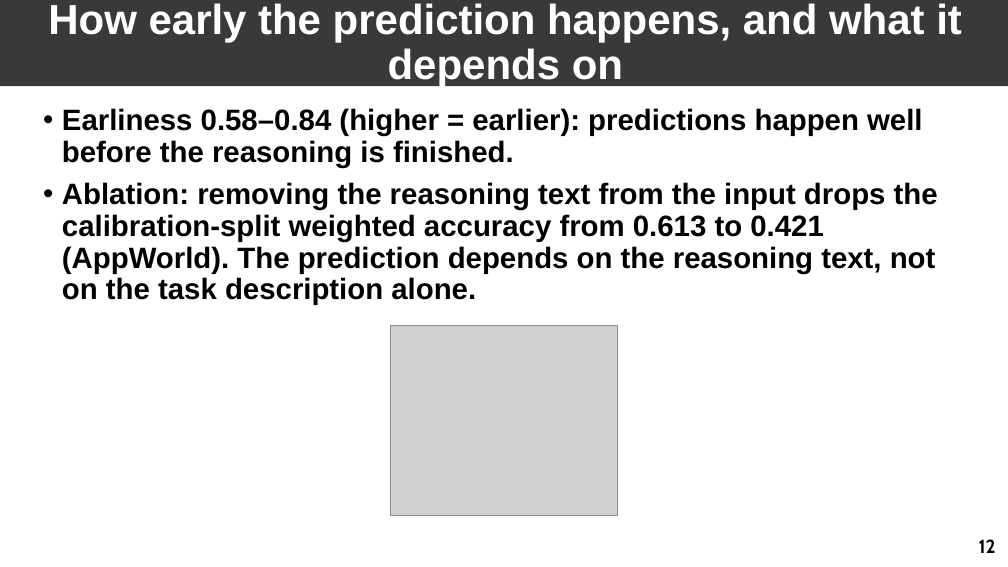
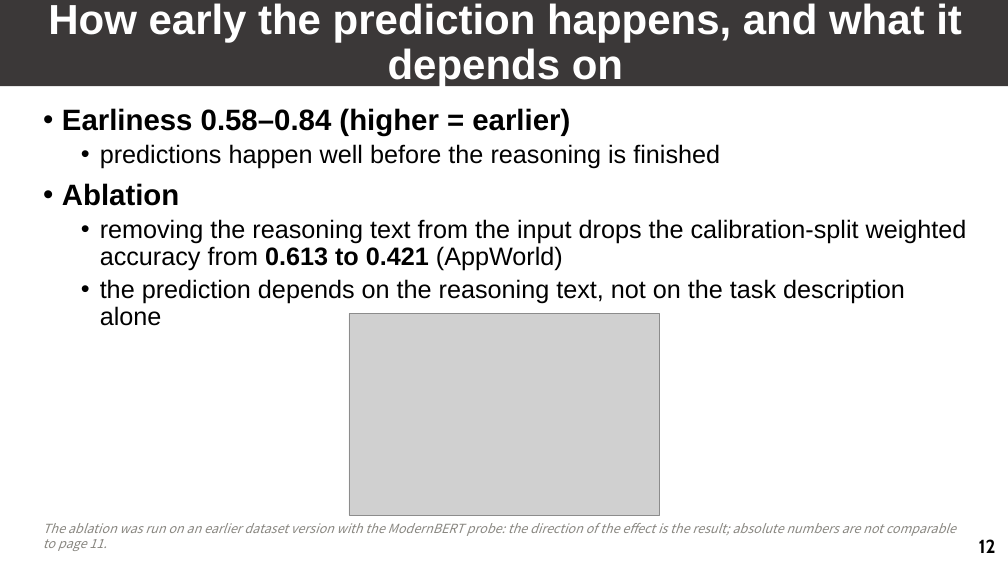
Before and after one commit to GuoYibo233/probe-agent, a slide deck: slide 13 of talks/20260809/slides.pptx. Drawn at 1008x567 pixels with LibreOffice and Linux fonts; fonts in the diff are those of the drawing; grey boxes stand for pictures. Boxes give left, top, right and bottom in pixels: in the first picture for what was removed or moved away, otherwise in the second. Text is boxed around its words. In the diff, an @@ line names an element or a change of style, - is before the commit and + after.

```diff
--- a/talks/20260809/slides.pptx
+++ b/talks/20260809/slides.pptx
@@ text at box(62, 108, 967, 326): text changed; size 28 to 24 pt; bold off @@
-• Earliness 0.58–0.84 (higher = earlier): predictions happen well before the reasoning is finished.
-• Ablation: removing the reasoning text from the input drops the calibration-split weighted accuracy from 0.613 to 0.421 (AppWorld). The prediction depends on the reasoning text, not on the task description alone.
+• Earliness 0.58–0.84 (higher = earlier)
+  • predictions happen well before the reasoning is finished
+• Ablation
+  • removing the reasoning text from the input drops the calibration-split weighted accuracy from 0.613 to 0.421 (AppWorld)
+  • the prediction depends on the reasoning text, not on the task description alone
@@ picture: place and size @@
-picture at box(391, 325, 618, 516)
+picture at box(349, 314, 659, 515)
@@ text added at box(43, 523, 956, 551), 12 pt, text #898781, italic @@
+The ablation was run on an earlier dataset version with the ModernBERT probe: the direction of the effect is the result; absolute numbers are not comparable to page 11.
```
Also in this commit, not shown: 12 other slides changed, 16 other files.
